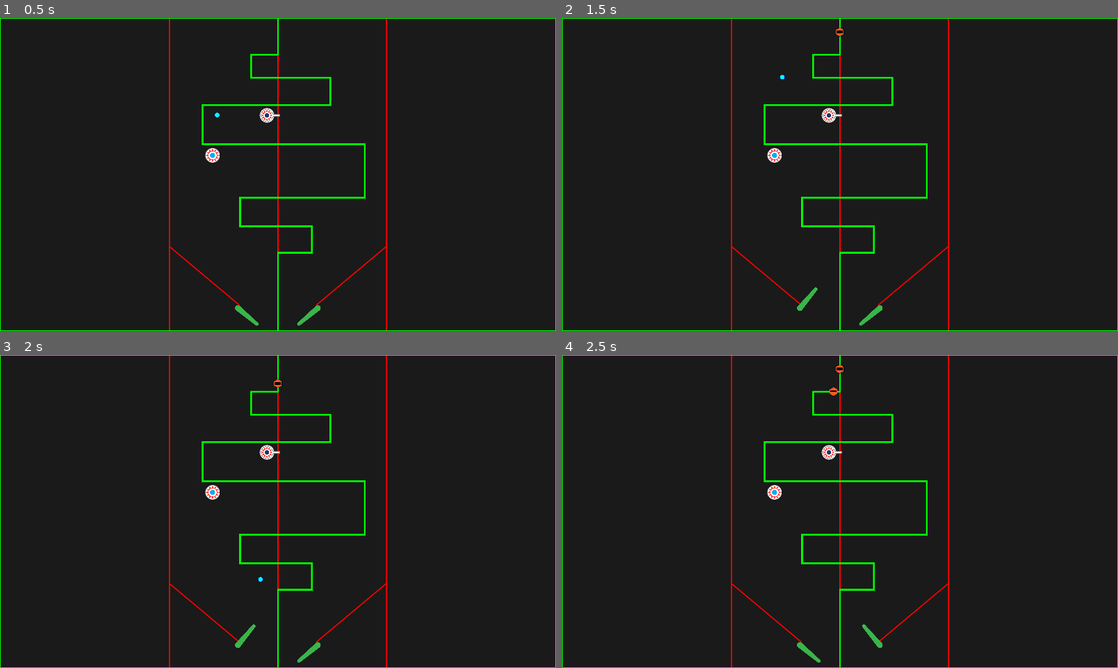
Above: before the commit, frames 1-4 (two rows, left to right).
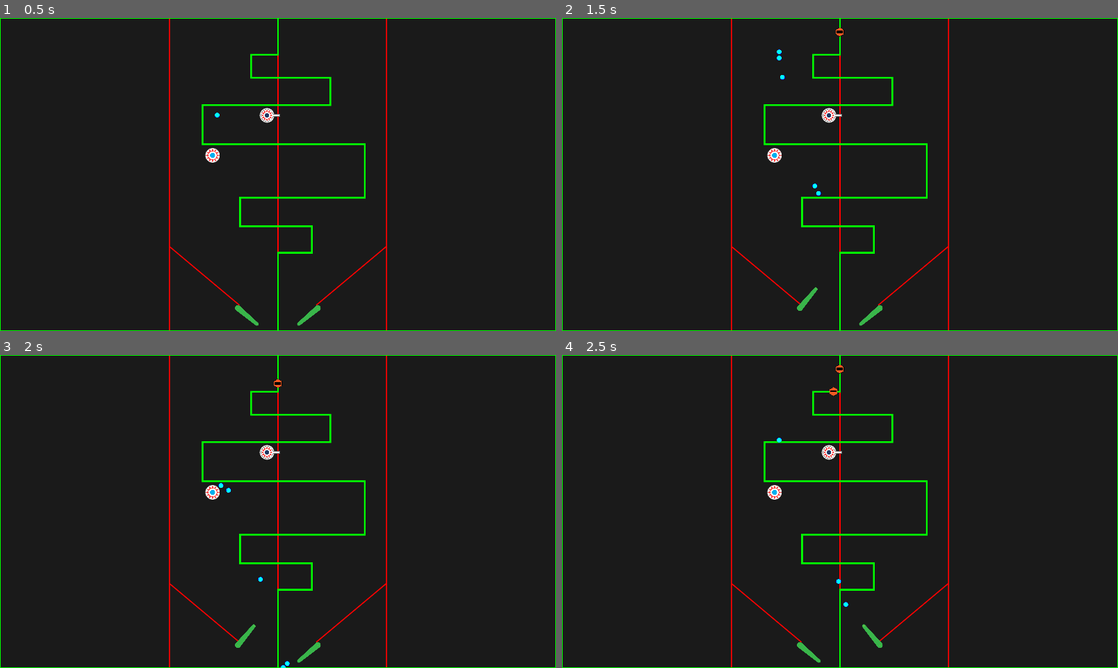
Above: after the commit, the same moments.

Repository: cxhuy/ptd
Game: Godot game, scene res://scenes/game.tscn
The game is run twice, just before and just after one commit, with the same random seed, the same clock (stepped at 60 frames per second) and the same inputs.
Inputs:
- Up to frame 1 (0.5 s): no input
- Up to frame 2 (1.5 s): tap Enter at 0.5 s; hold / (rightFlip) 0.53-1.28 s; hold Space (addBall, bound only after the commit) 0.53-1.28 s; hold Z (leftFlip) from 1.28 s (still down); tap Space (addBall, bound only after the commit) at 1.35 s
- Up to frame 3 (2 s): keep holding Z (leftFlip)
- Up to frame 4 (2.5 s): release Z (leftFlip) at 2.03 s; hold / (rightFlip) from 2.03 s (still down); hold Space (addBall, bound only after the commit) from 2.03 s (still down)

Frame 1 is identical in both runs. In frame 2, less than 0.1% of the frame differs, in the area x 38-47%, y 10-57%; in frame 3, less than 0.1%; in frame 4, less than 0.1%.

Commit message:
feat: map add ball key

Diff:
--- a/project.godot
+++ b/project.godot
@@ -34,6 +34,11 @@
 "events": [Object(InputEventKey,"resource_local_to_scene":false,"resource_name":"","device":-1,"window_id":0,"alt_pressed":false,"shift_pressed":false,"ctrl_pressed":false,"meta_pressed":false,"pressed":false,"keycode":0,"physical_keycode":47,"key_label":0,"unicode":47,"echo":false,"script":null)
 ]
 }
+addBall={
+"deadzone": 0.5,
+"events": [Object(InputEventKey,"resource_local_to_scene":false,"resource_name":"","device":-1,"window_id":0,"alt_pressed":false,"shift_pressed":false,"ctrl_pressed":false,"meta_pressed":false,"pressed":false,"keycode":0,"physical_keycode":32,"key_label":0,"unicode":32,"echo":false,"script":null)
+]
+}
 
 [layer_names]
 
--- a/scenes/game.tscn
+++ b/scenes/game.tscn
@@ -1,5 +1,6 @@
-[gd_scene load_steps=14 format=3 uid="uid://b4thv8xq7r6q"]
+[gd_scene load_steps=15 format=3 uid="uid://b4thv8xq7r6q"]
 
+[ext_resource type="Script" path="res://scripts/game.gd" id="1_81tkb"]
 [ext_resource type="Texture2D" uid="uid://dqxgvfj5w8qap" path="res://sprites/environment/walls/walls.svg" id="1_o7217"]
 [ext_resource type="Texture2D" uid="uid://ctppyjudyoga8" path="res://sprites/environment/paths/enemy_path.png" id="1_pf6s4"]
 [ext_resource type="PackedScene" uid="uid://domq6x0q4mfk1" path="res://scenes/ball.tscn" id="2_nc3n3"]
@@ -28,6 +29,7 @@
 point_count = 16
 
 [node name="Game" type="Node2D"]
+script = ExtResource("1_81tkb")
 
 [node name="WallsSprite" type="Sprite2D" parent="."]
 position = Vector2(960, 540)
@@ -89,4 +91,6 @@
 [node name="Tower" parent="." instance=ExtResource("8_vrbsv")]
 position = Vector2(922, 336)
 
+[node name="Projectiles" type="Node2D" parent="."]
+
 [connection signal="timeout" from="Enemies/SpawnTimer" to="Enemies" method="_on_spawn_timer_timeout"]
--- /dev/null
+++ b/scripts/game.gd
@@ -0,0 +1,10 @@
+extends Node2D
+
+var ball = preload("res://scenes/ball.tscn")
+
+
+func _input(event):
+	if Input.is_action_pressed("addBall"):
+		var ballInstance = ball.instantiate()
+		ballInstance.set_global_position(Vector2(750, 100))
+		add_child(ballInstance)
